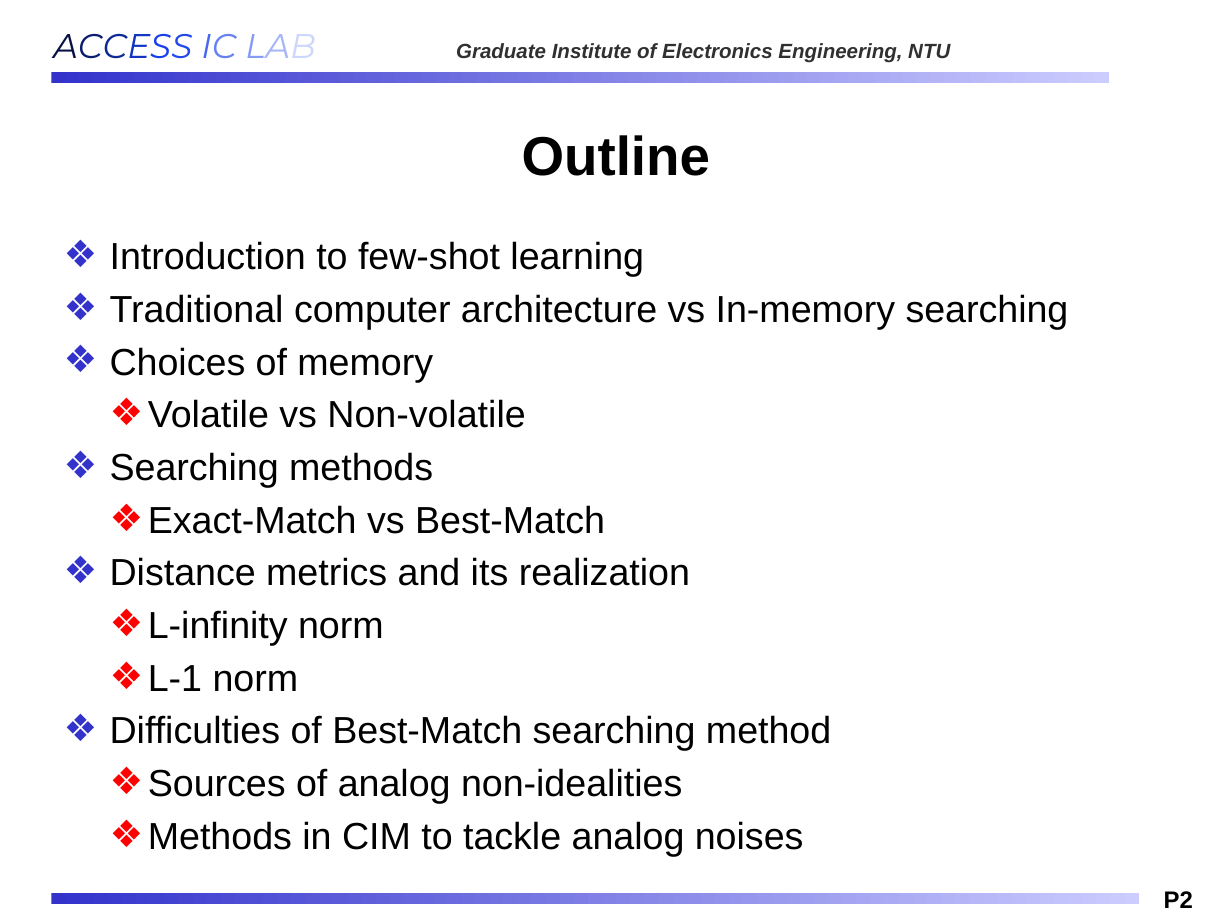
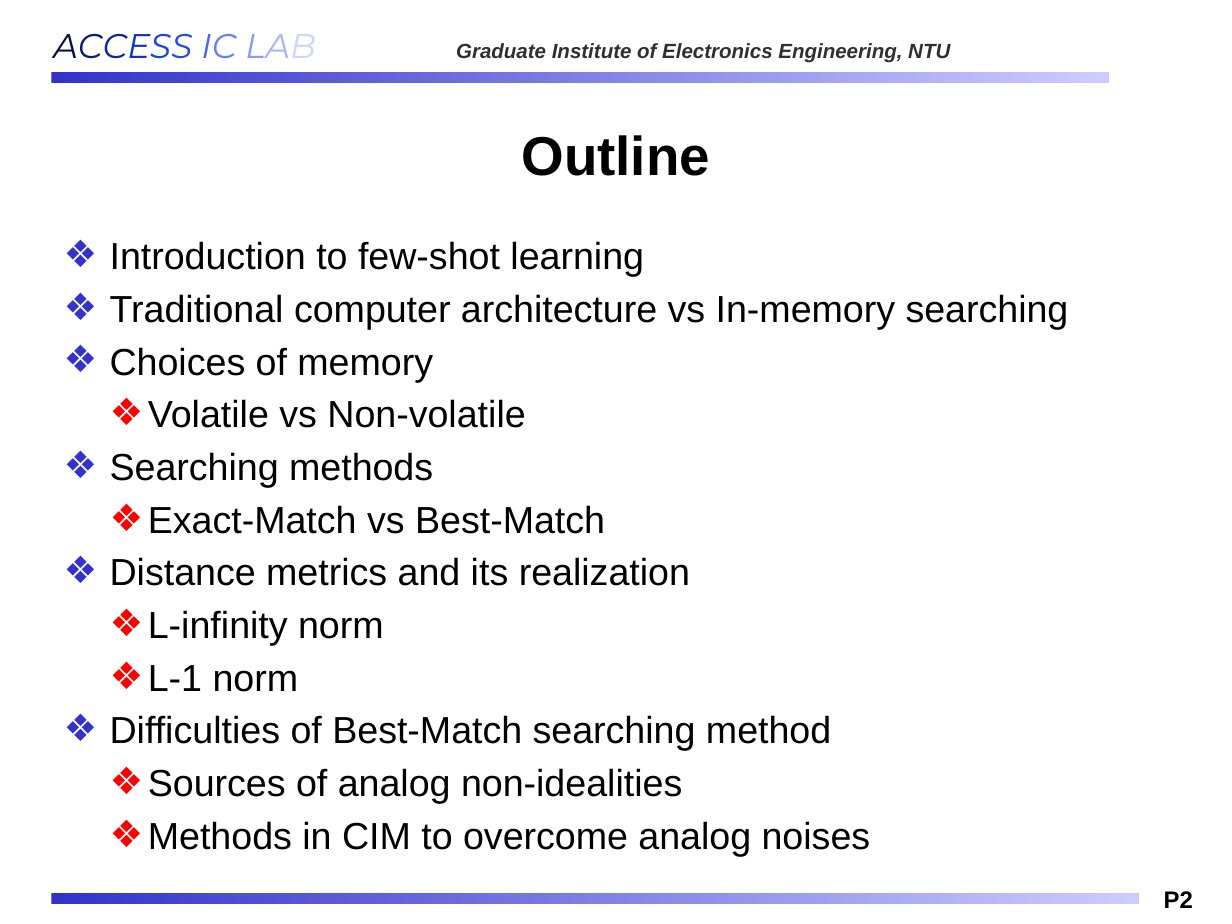
Before and after one commit to Oniontow/AndyWu_Project, a slide deck: slide 2 of IMS_NEW.pptx. Drawn at 1232x924 pixels with LibreOffice and Linux fonts; fonts in the diff are those of the drawing; background and template pictures are left out. Boxes give left, top, right and bottom in pixels: in the first picture for what was removed or moved away, otherwise in the second. Text is boxed around its words. In the diff, an @@ line names an element or a change of style, - is before the commit and + after.

```diff
--- a/IMS_NEW.pptx
+++ b/IMS_NEW.pptx
@@ text at (148,821,871,856): text changed @@
-  ❖ Methods in CIM to tackle analog noises
+  ❖ Methods in CIM to overcome analog noises
```
Also in this commit, not shown: 1 other file.
